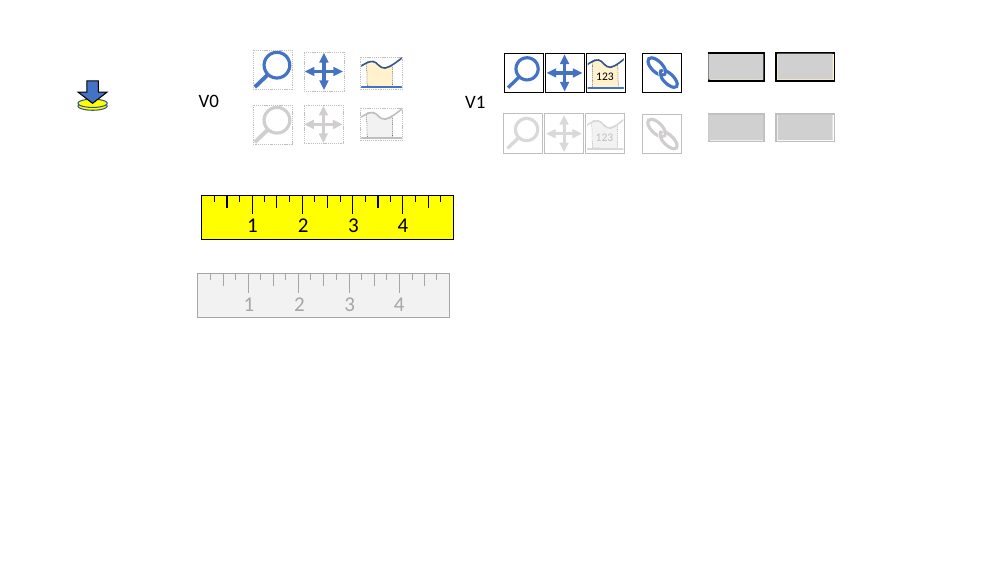
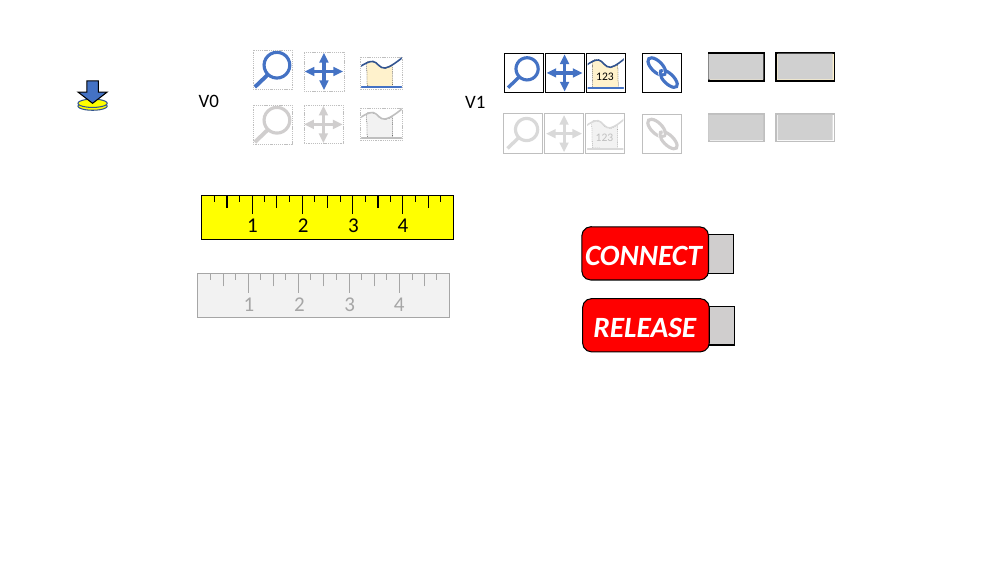
Before and after one commit to matsselen/IOLabWeb, a slide deck: slide 1 of images/IOLabWebImages.pptx. Drawn at 1008x567 pixels with LibreOffice and Linux fonts; fonts in the diff are those of the drawing; grey boxes stand for pictures. Boxes give left, top, right and bottom in pixels: in the first picture for what was removed or moved away, otherwise in the second. Text is boxed around its words. In the diff, an @@ line names an element or a change of style, - is before the commit and + after.

```diff
--- a/images/IOLabWebImages.pptx
+++ b/images/IOLabWebImages.pptx
@@ rounded rectangle added at (582,227,709,280), fill #FF0000, outline #000000 1 pt @@
@@ rectangle added at (706,234,734,273), fill #D0CECE, outline #000000 1 pt @@
@@ text added at (585,245,702,266), 28 pt, text #FFFFFF, bold, italic @@
+CONNECT
@@ rounded rectangle added at (583,299,710,352), fill #FF0000, outline #000000 1 pt @@
@@ text added at (593,317,696,337), 28 pt, text #FFFFFF, bold, italic @@
+RELEASE
@@ rectangle added at (706,306,735,345), fill #D0CECE, outline #000000 1 pt @@
```
Also in this commit, not shown: 2 other files.
